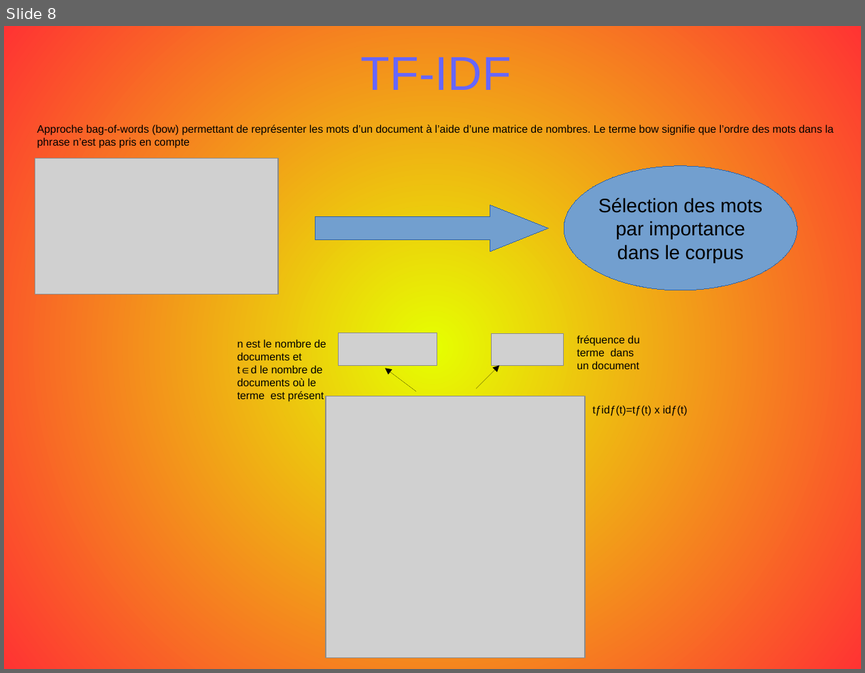
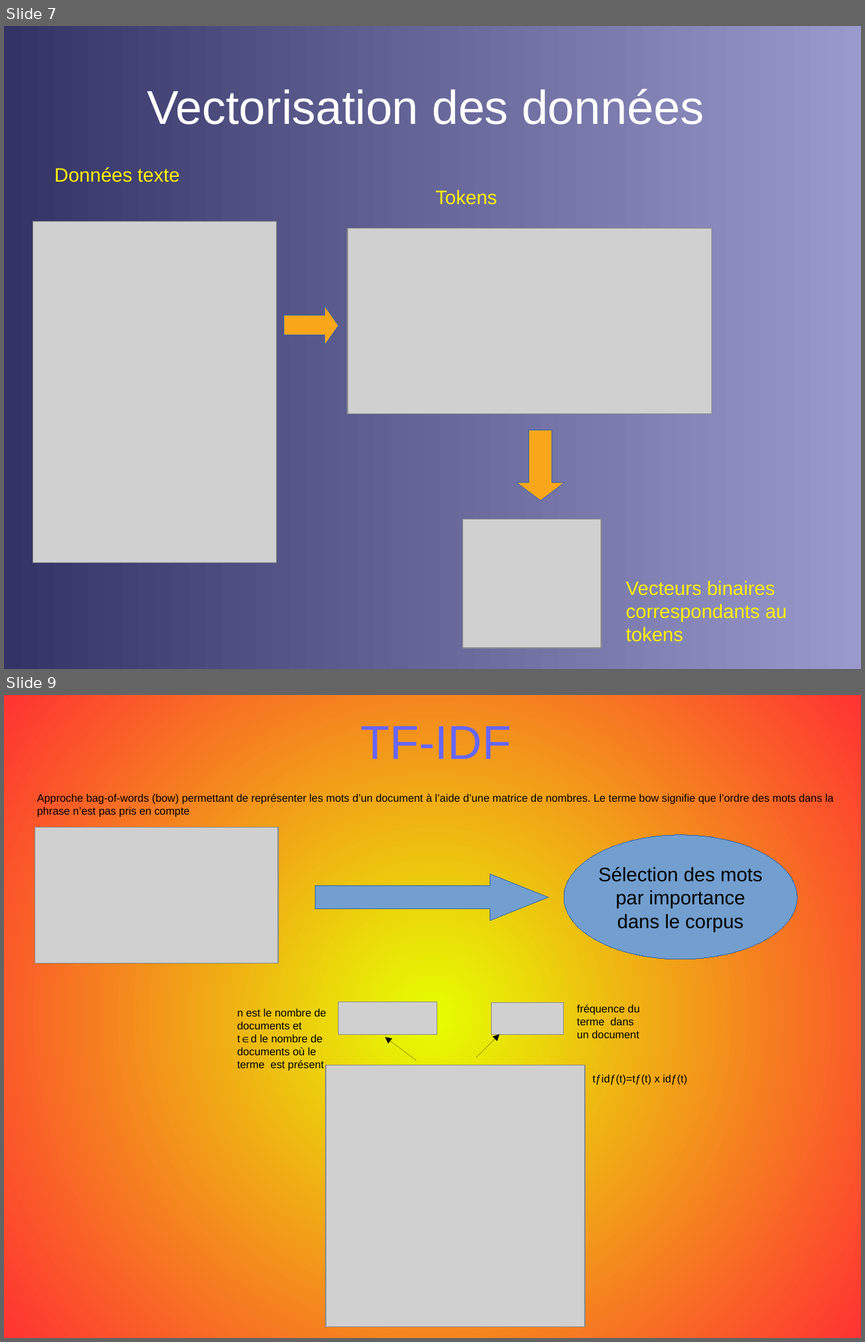
Before and after one commit to opsabarsec/NLP-automatic-tagging-stackoverflow-posts, a slide deck: documentation/P5_presentation.odp. Shown one above the other, each under a label of ours: slide 8 before the commit, slides 7 and 9 after it; the slides between them are not shown. The pictures are 865x673 and 865x1342 pixels, drawn with LibreOffice and Linux fonts; fonts in the diff are those of the drawing; grey boxes stand for pictures. Boxes give left, top, right and bottom in pixels: in the first picture for what was removed or moved away, otherwise in the second. Text is boxed around its words. In the diff, an @@ line names an element or a change of style, - is before the commit and + after.

```diff
--- a/documentation/P5_presentation.odp
+++ b/documentation/P5_presentation.odp
@@ slide 7 added at (4,26,861,669), background gradient #333366 to #9999CC @@
@@ title added at (147,89,704,125), 44 pt, text #FFFFFF @@
+Vectorisation des données
@@ text added at (54,167,179,182), 18 pt, text #FFF200 @@
+Données texte
@@ text added at (435,190,497,205), 18 pt, text #FFF200 @@
+Tokens
@@ picture added at (33,221,276,563) @@
@@ picture added at (347,228,711,414) @@
@@ right arrow added at (284,306,339,345), fill #FAA61A, outline #3465A4 0 pt @@
@@ down arrow added at (517,431,564,500), fill #FAA61A, outline #3465A4 0 pt @@
@@ picture added at (463,519,601,648) @@
@@ text added at (626,581,787,642), 18 pt, text #FFF200 @@
+Vecteurs binaires correspondants au tokens
@@ what was slide 8 is now slide 9 @@
```
Also in this commit, not shown: 3 slides changed, 3 other files.
